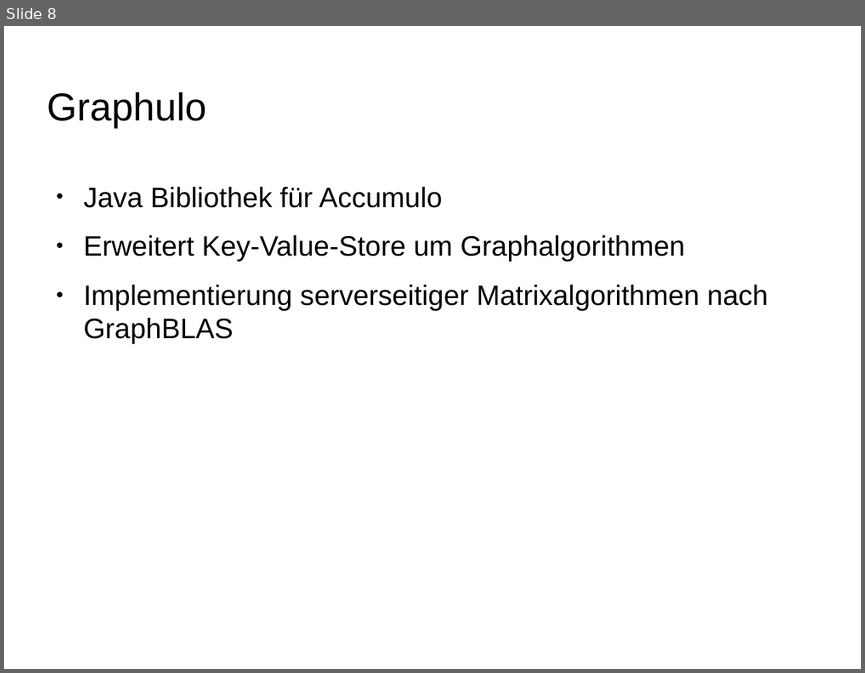
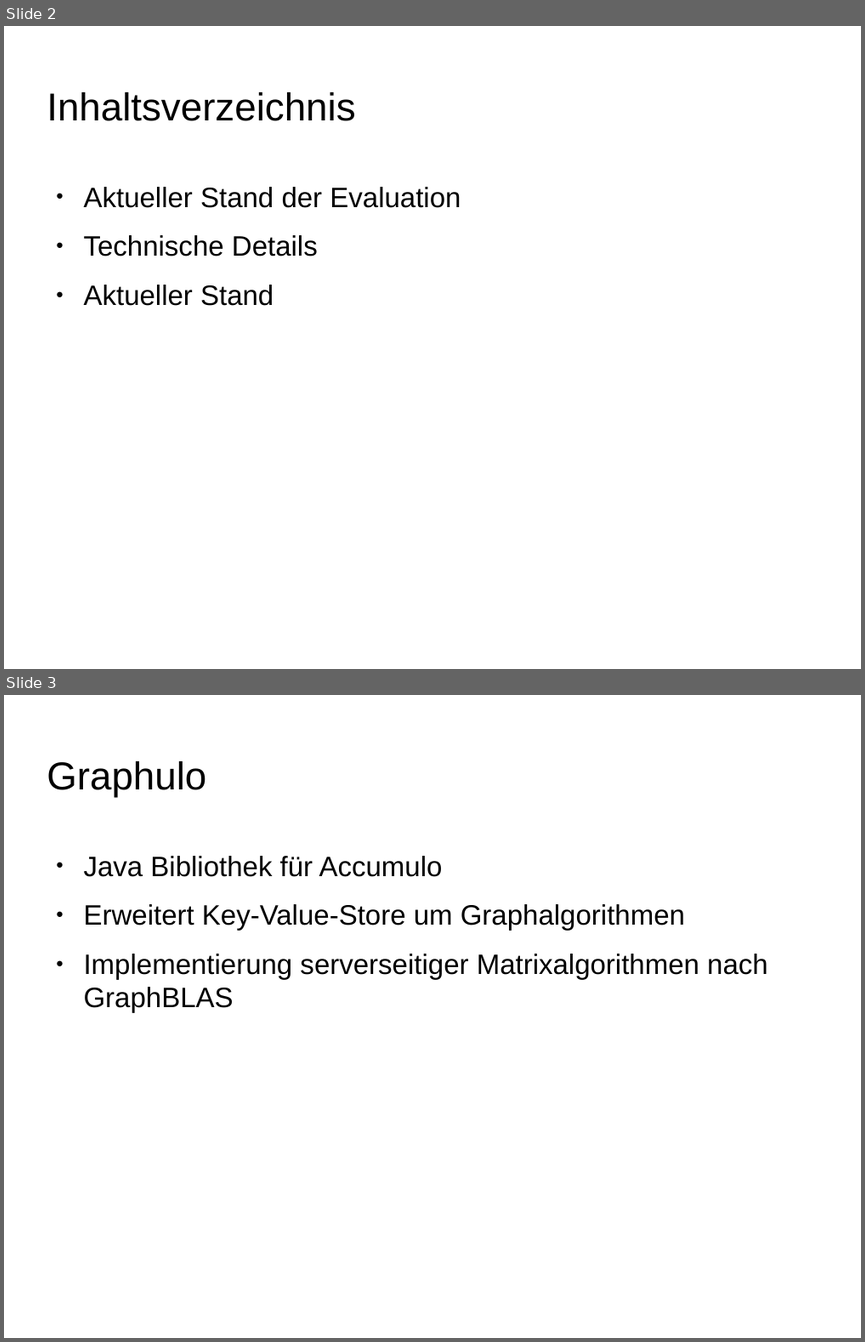
Before and after one commit to ScaDS/dblp-graphulo, a slide deck: doc/testat1.odp. Shown one above the other, each under a label of ours: slide 8 before the commit, slides 2 and 3 after it. The pictures are 865x673 and 865x1342 pixels, drawn with LibreOffice and Linux fonts; fonts in the diff are those of the drawing; background and template pictures are left out. Boxes give left, top, right and bottom in pixels: in the first picture for what was removed or moved away, otherwise in the second. Text is boxed around its words. In the diff, an @@ line names an element or a change of style, - is before the commit and + after.

```diff
--- a/doc/testat1.odp
+++ b/doc/testat1.odp
@@ slide 2 added at bbox=[4, 26, 861, 669], background picture (left out) @@
@@ title added at bbox=[46, 92, 355, 121], 36 pt, text #000000 @@
+Inhaltsverzeichnis
@@ text added at bbox=[84, 187, 460, 306], 26 pt, text #000000 @@
+● Aktueller Stand der Evaluation
+● Technische Details
+● Aktueller Stand
@@ what was slide 8 is now slide 3 @@
```
Also in this commit, not shown: 5 slides changed, 7 other slides added, 1 slide removed, 2 other files.
